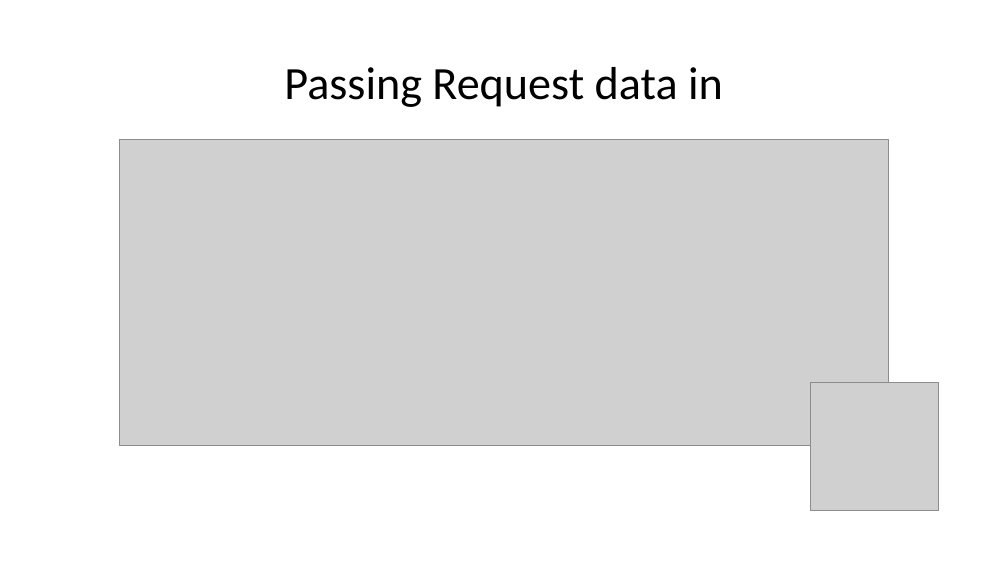
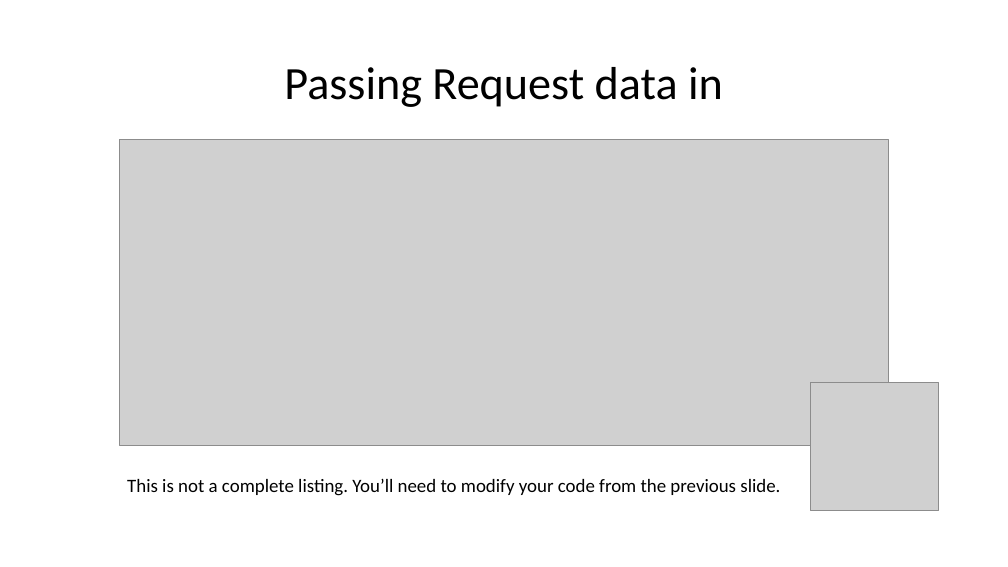
Before and after one commit to wilkotom/python_examples, a slide deck: slide 9 of Python Level 2/Lesson 6/Session 6.pptx. Drawn at 1008x567 pixels with LibreOffice and Linux fonts; fonts in the diff are those of the drawing; grey boxes stand for pictures. Boxes give left, top, right and bottom in pixels: in the first picture for what was removed or moved away, otherwise in the second. Text is boxed around its words. In the diff, an @@ line names an element or a change of style, - is before the commit and + after.

```diff
--- a/Python Level 2/Lesson 6/Session 6.pptx
+++ b/Python Level 2/Lesson 6/Session 6.pptx
@@ text added at (127, 479, 780, 496), 18 pt, text #000000 @@
+This is not a complete listing. You’ll need to modify your code from the previous slide.
```
Also in this commit, not shown: 7 other slides changed.
